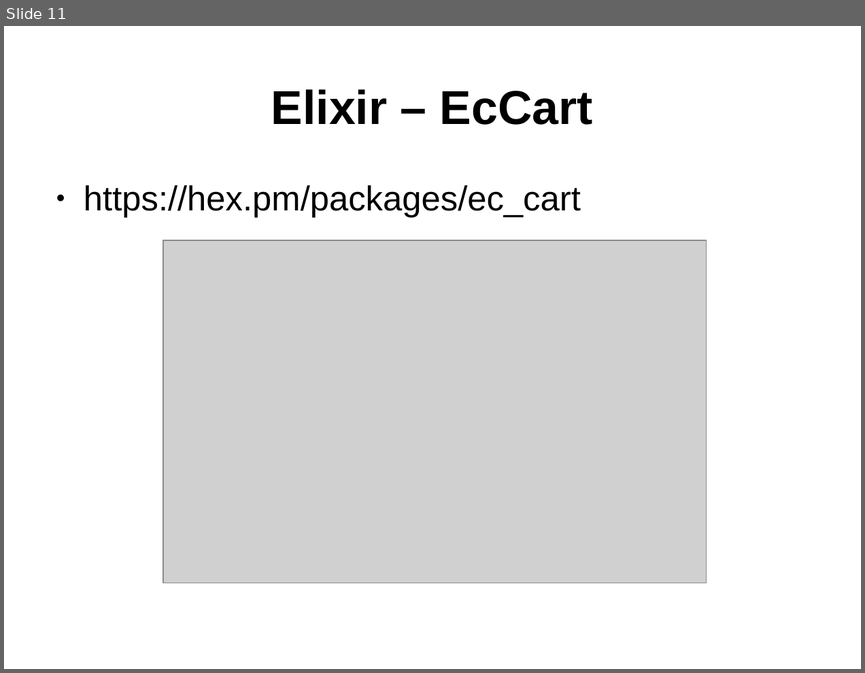
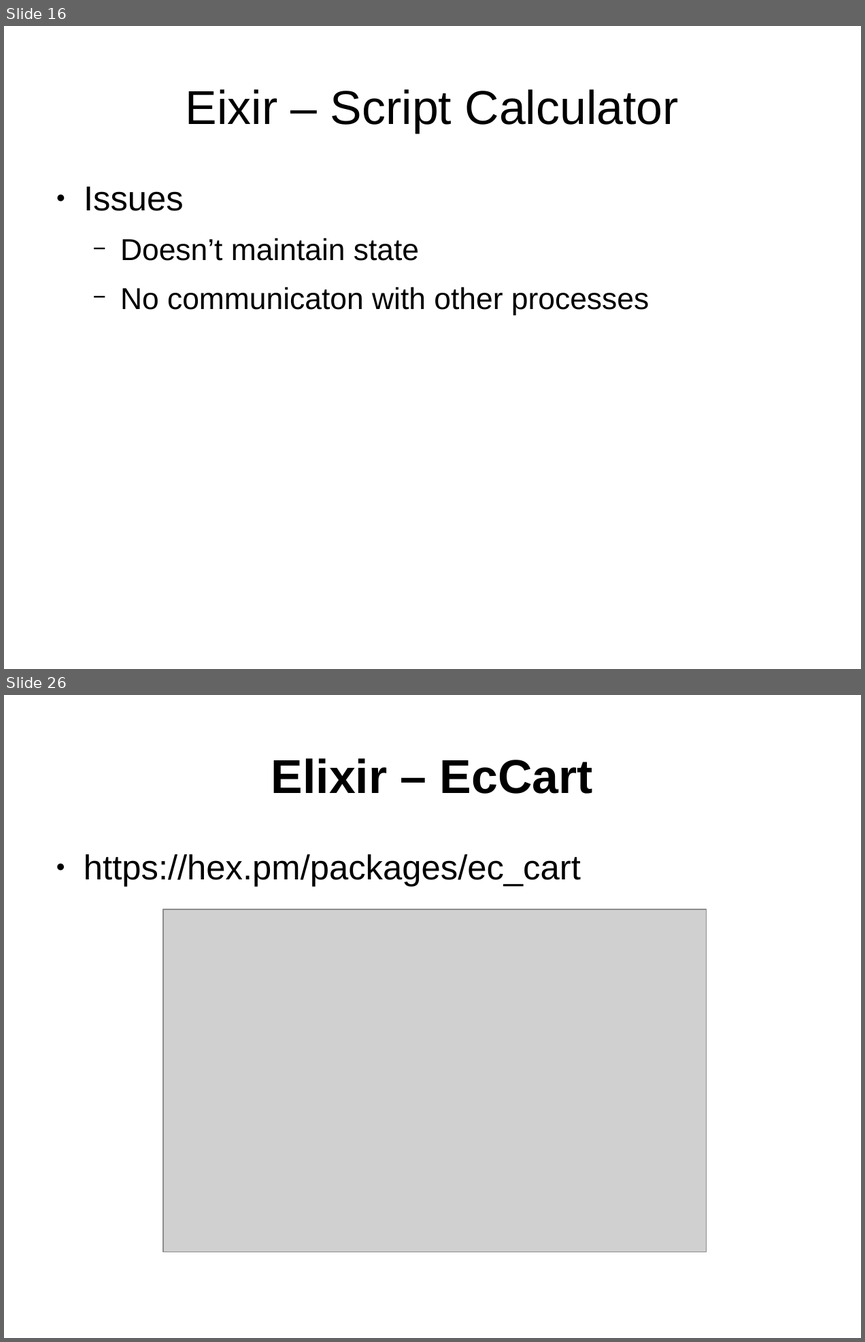
Before and after one commit to ramortegui/talks, a slide deck: elixir-otp-basics.odp. Shown one above the other, each under a label of ours: slide 11 before the commit, slides 16 and 26 after it; the slides between them are not shown. The pictures are 865x673 and 865x1342 pixels, drawn with LibreOffice and Linux fonts; fonts in the diff are those of the drawing; grey boxes stand for pictures. Boxes give left, top, right and bottom in pixels: in the first picture for what was removed or moved away, otherwise in the second. Text is boxed around its words. In the diff, an @@ line names an element or a change of style, - is before the commit and + after.

```diff
--- a/elixir-otp-basics.odp
+++ b/elixir-otp-basics.odp
@@ slide 16 added at box(4, 26, 861, 669), background #FFFFFF @@
@@ title added at box(186, 89, 679, 133), 44 pt, text #000000 @@
+Eixir – Script Calculator
@@ text added at box(84, 186, 649, 315), 28 pt, text #000000 @@
+● Issues
+  − Doesn’t maintain state
+  − No communicaton with other processes
@@ what was slide 11 is now slide 26 @@
```
Also in this commit, not shown: 6 slides changed, 17 other slides added, 3 slides removed.
